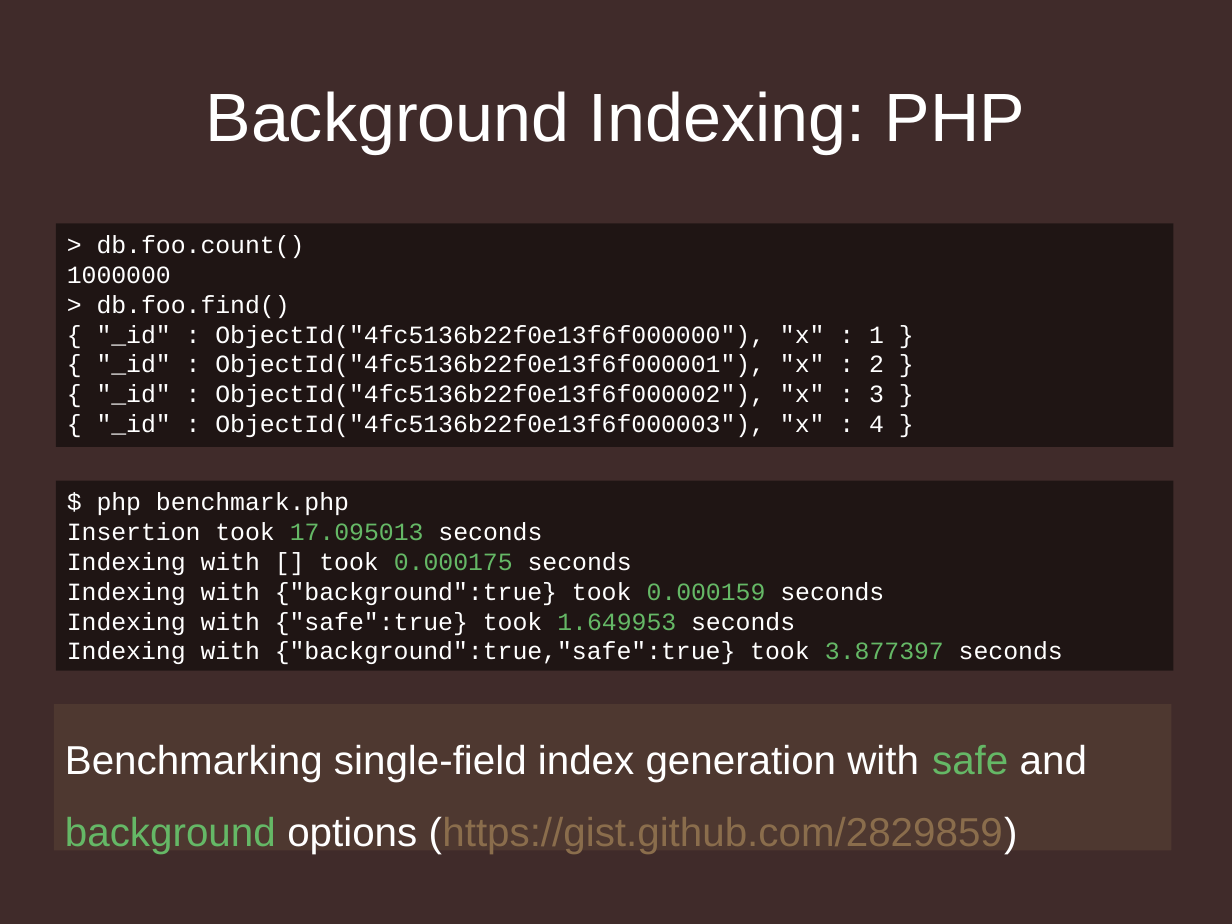
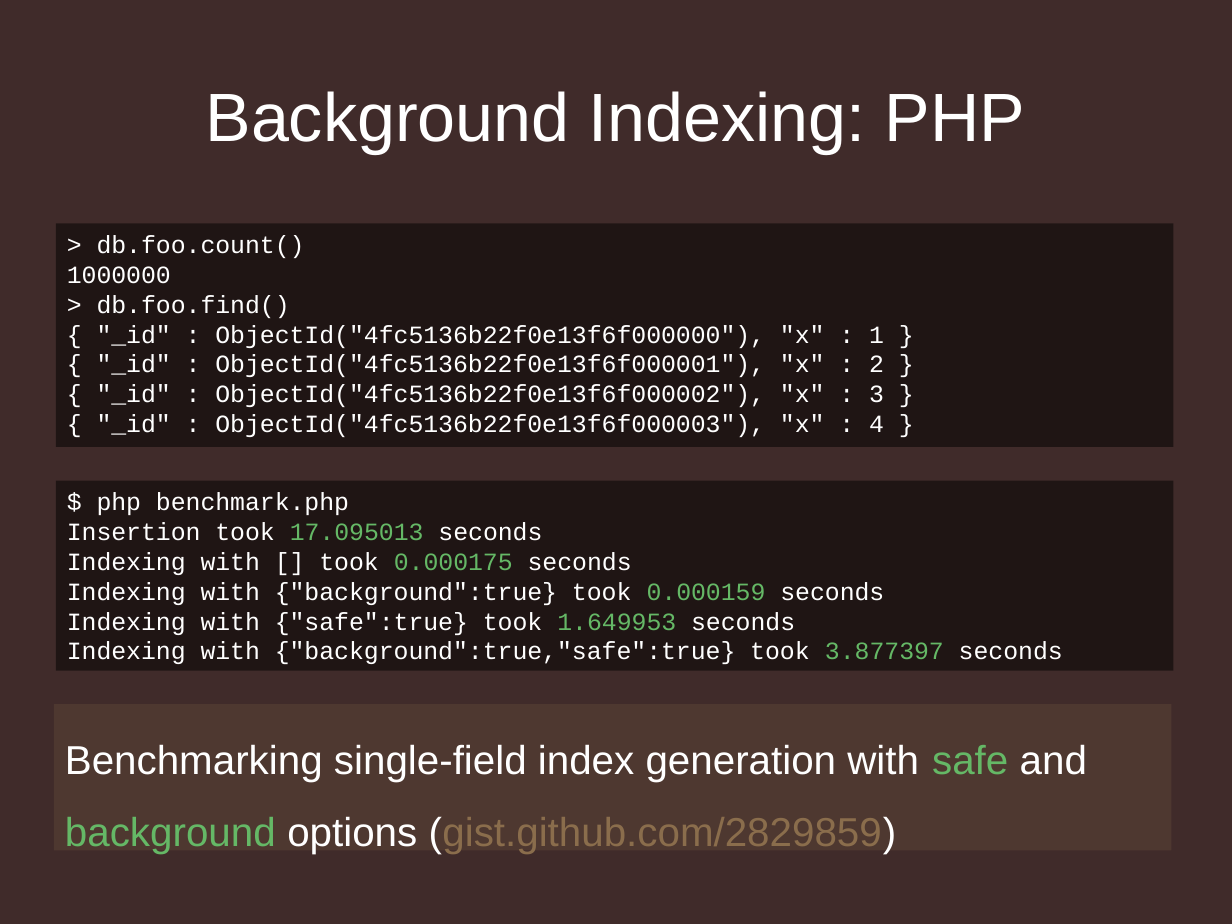
Before and after one commit to jmikola/slides, a slide deck: slide 20 of 20120607-symfony_live/mongodb/using_mongodb_responsibly.odp. Drawn at 1232x924 pixels with LibreOffice and Linux fonts; fonts in the diff are those of the drawing; background and template pictures are left out. Boxes give left, top, right and bottom in pixels: in the first picture for what was removed or moved away, otherwise in the second. Text is boxed around its words. In the diff, an @@ line names an element or a change of style, - is before the commit and + after.

```diff
--- a/20120607-symfony_live/mongodb/using_mongodb_responsibly.odp
+++ b/20120607-symfony_live/mongodb/using_mongodb_responsibly.odp
@@ text in rectangle at (65, 744, 1087, 854): text changed @@
-Benchmarking single-field index generation with safe and background options (https://gist.github.com/2829859)
+Benchmarking single-field index generation with safe and background options (gist.github.com/2829859)
```
Also in this commit, not shown: 2 other slides changed, 2 slides added, 2 other files.
